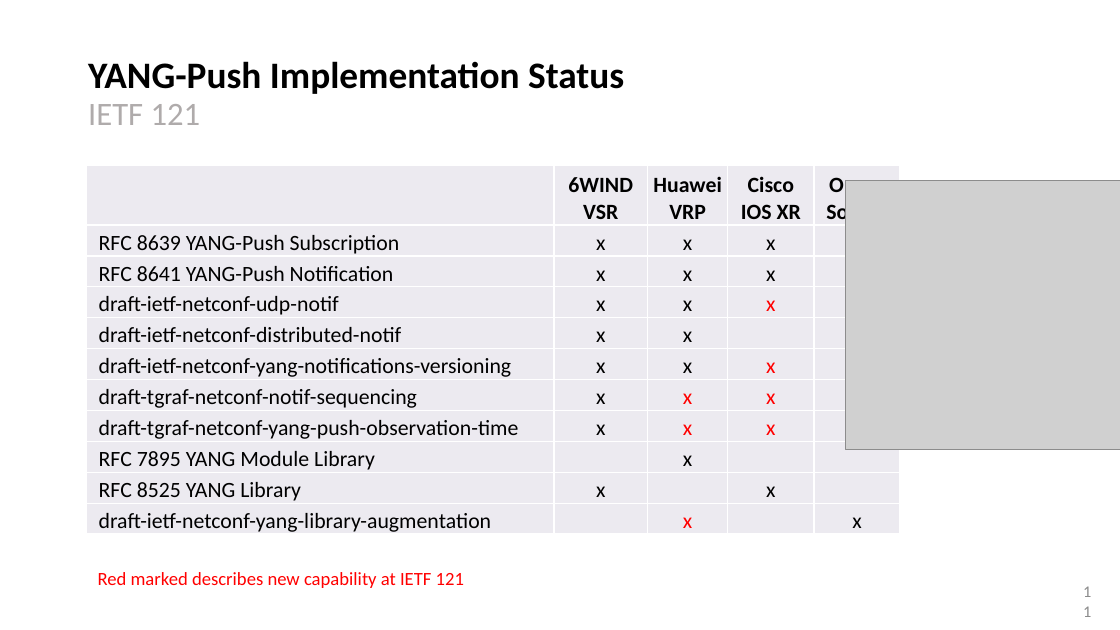
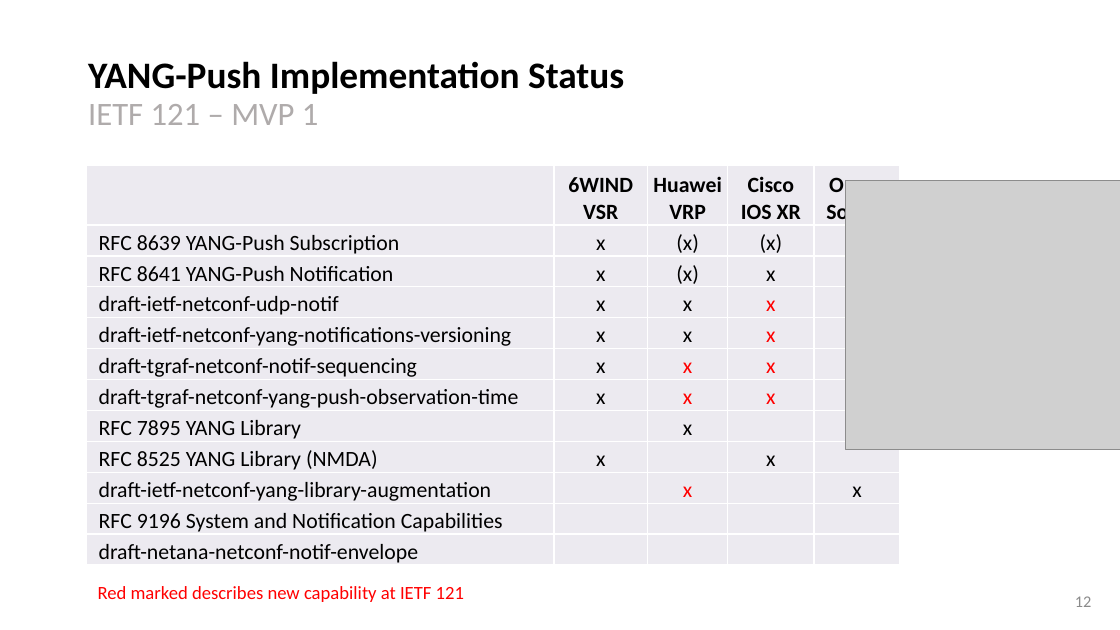
Before and after one commit to network-analytics/ietf-network-analytics-document-status, a slide deck: slide 12 of 121/Hackathon/ietf-121-hackathon-validate-yang-push-publisher.pptx (slide 11 before the commit). Drawn at 1120x630 pixels with LibreOffice and Linux fonts; fonts in the diff are those of the drawing; grey boxes stand for pictures. Boxes give left, top, right and bottom in pixels: in the first picture for what was removed or moved away, otherwise in the second. Text is boxed around its words. In the diff, an @@ line names an element or a change of style, - is before the commit and + after.

```diff
--- a/121/Hackathon/ietf-121-hackathon-validate-yang-push-publisher.pptx
+++ b/121/Hackathon/ietf-121-hackathon-validate-yang-push-publisher.pptx
@@ title at (x1=88, y1=61, x2=624, y2=125): text changed @@
-YANG-Push Implementation Status
-IETF 121
+YANG-Push Implementation Status
+IETF 121 – MVP 1
@@ table at (x1=86, y1=166, x2=900, y2=567) @@
-row 2, column 3: x
+row 2, column 3: (x)
-row 2, column 4: x
+row 2, column 4: (x)
-row 3, column 3: x
+row 3, column 3: (x)
-row 5: draft-ietf-netconf-distributed-notif | x | x |  | 
-row 8, column 1: RFC 7895 YANG Module Library
+row 8, column 1: RFC 7895 YANG Library
-row 9, column 1: RFC 8525 YANG Library
+row 9, column 1: RFC 8525 YANG Library (NMDA)
+row 11: RFC 9196 System and Notification Capabilities |  |  |  | 
+row 12: draft-netana-netconf-notif-envelope |  |  |  | 
@@ text "Red marked describes new capability ..." moved from (x1=98, y1=572, x2=464, y2=588) to (x1=98, y1=586, x2=464, y2=602) @@
@@ page number at (x1=1075, y1=596, x2=1091, y2=607): text changed @@
-11
+12
```
Also in this commit, not shown: 1 other slide changed, 3 slides added, 1 other file.
